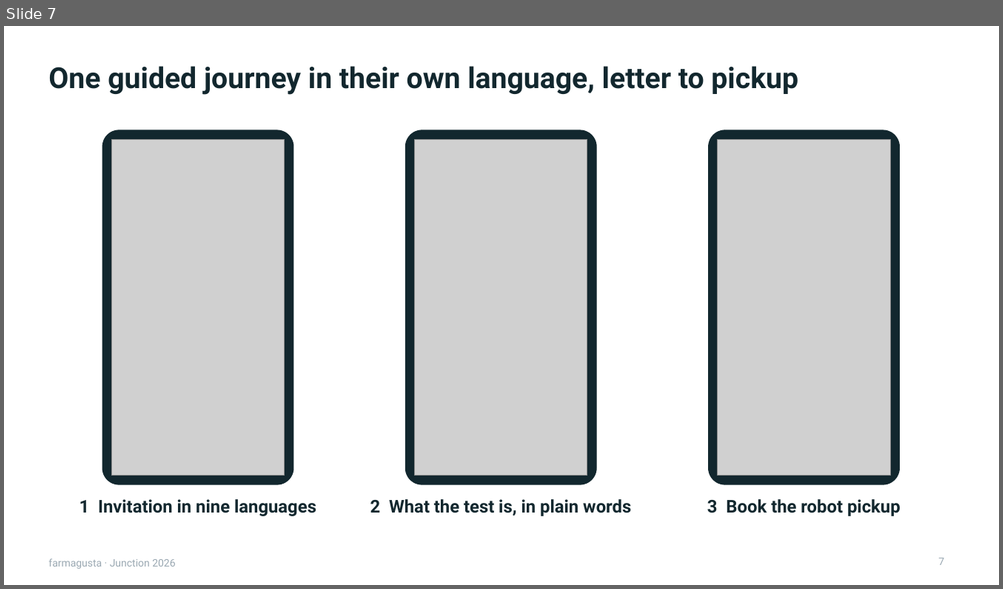
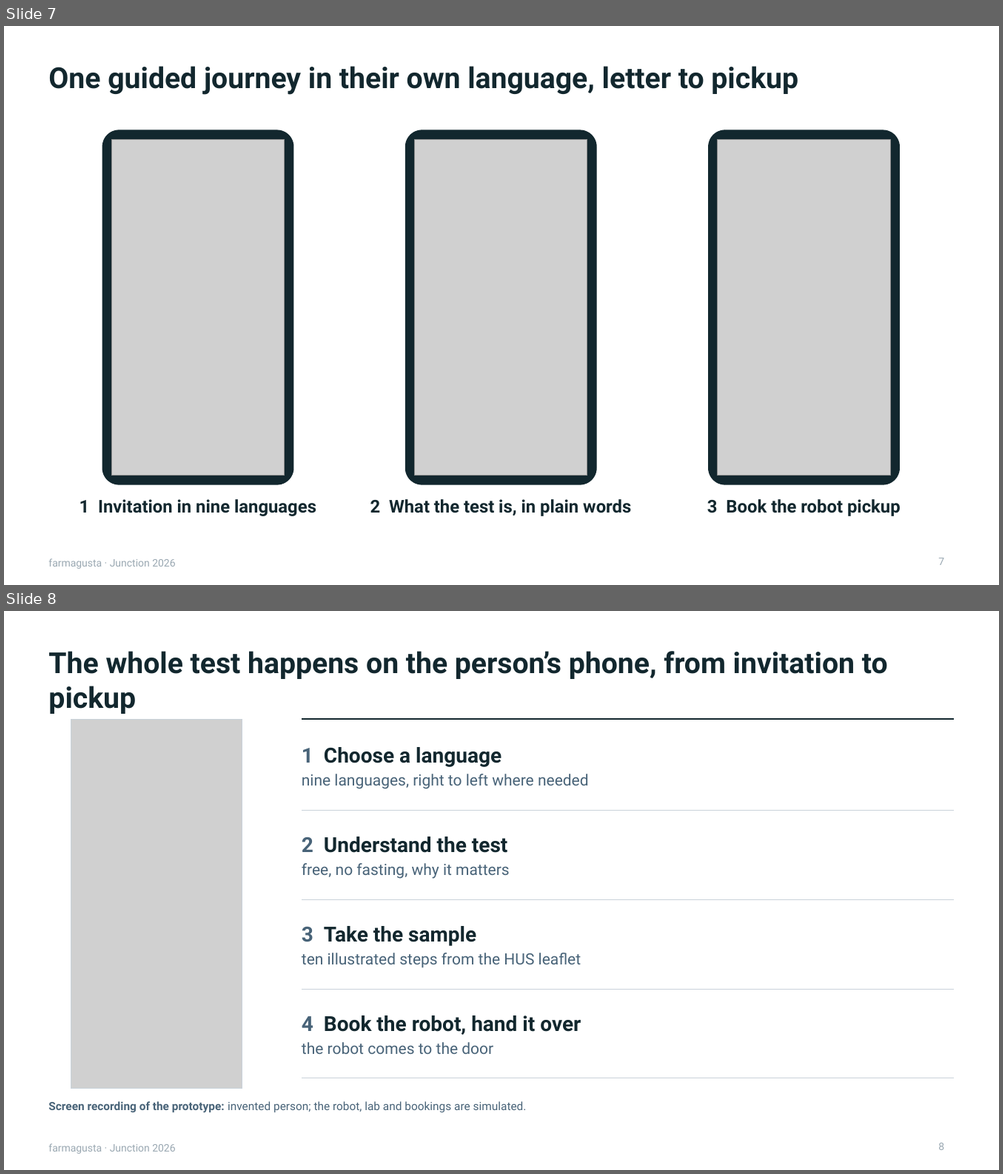
Before and after one commit to rromppanen/junction26, a slide deck: docs/pitch/farmagusta-screening-attendance.pptx. Shown one above the other, each under a label of ours: slide 7 before the commit, slides 7 and 8 after it. The pictures are 1003x589 and 1003x1174 pixels, drawn with LibreOffice and Linux fonts; fonts in the diff are those of the drawing; grey boxes stand for pictures. Boxes give left, top, right and bottom in pixels: in the first picture for what was removed or moved away, otherwise in the second. Text is boxed around its words. In the diff, an @@ line names an element or a change of style, - is before the commit and + after.

```diff
--- a/docs/pitch/farmagusta-screening-attendance.pptx
+++ b/docs/pitch/farmagusta-screening-attendance.pptx
@@ slide 8 added at (4,611,999,1170), background #FFFFFF; not listed: 1 template element that a slide beside it also shows @@
@@ title added at (48,651,888,714), 28 pt, text #12272E, bold @@
+The whole test happens on the person’s phone, from invitation to pickup
@@ picture added at (71,719,242,1088) @@
@@ rectangle added at (71,719,242,1088), outline #C9D2DA 0.75 pt @@
@@ line added from (301, 719) to (954, 719), #12272E 1.25 pt @@
@@ text added at (301,747,589,789), 15 pt, text #486378 @@
+1 Choose a language
+nine languages, right to left where needed
@@ line added from (301, 810) to (954, 810), #C9D2DA 0.75 pt @@
@@ text added at (301,837,509,879), 15 pt, text #486378 @@
+2 Understand the test
+free, no fasting, why it matters
@@ line added from (301, 900) to (954, 900), #C9D2DA 0.75 pt @@
@@ text added at (301,926,580,968), 15 pt, text #486378 @@
+3 Take the sample
+ten illustrated steps from the HUS leaflet
@@ line added from (301, 989) to (954, 989), #C9D2DA 0.75 pt @@
@@ text added at (301,1016,580,1054), 20 pt, text #486378, bold @@
+4 Book the robot, hand it over
+the robot comes to the door
@@ line added from (301, 1079) to (954, 1079), #C9D2DA 0.75 pt @@
@@ text added at (48,1102,526,1113), 11 pt, text #486378 @@
+Screen recording of the prototype: invented person; the robot, lab and bookings are simulated.
@@ page number added at (938,1143,944,1150), 10 pt, text #9AA8B2 @@
+8
```
Also in this commit, not shown: 3 slides changed.
